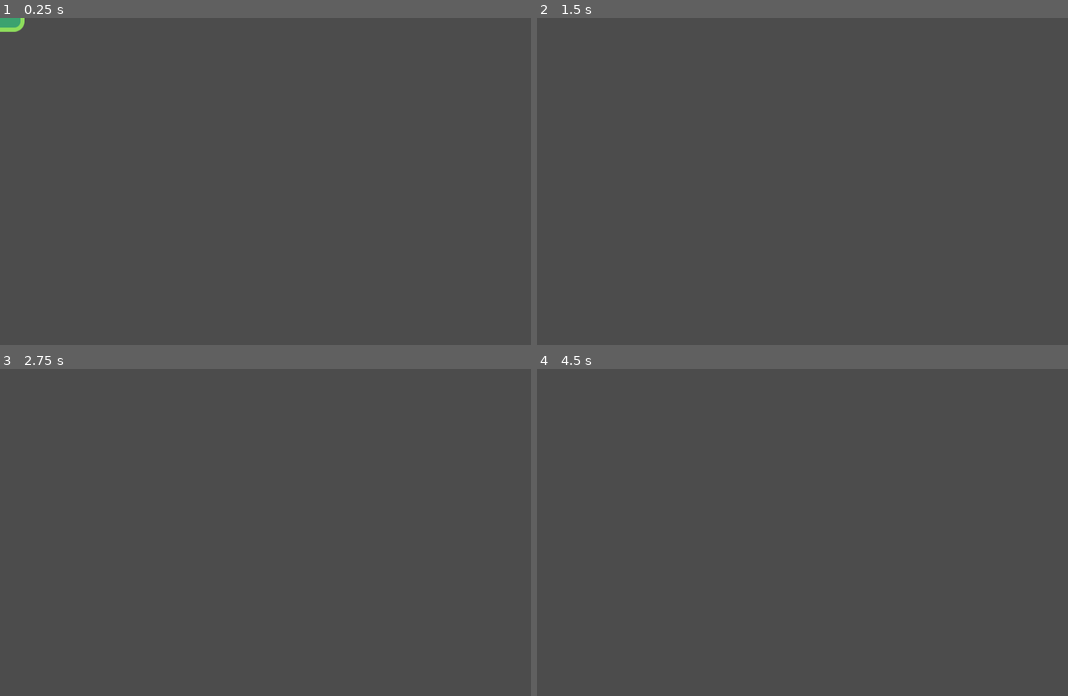
Above: before the commit, frames 1-4 (two rows, left to right).
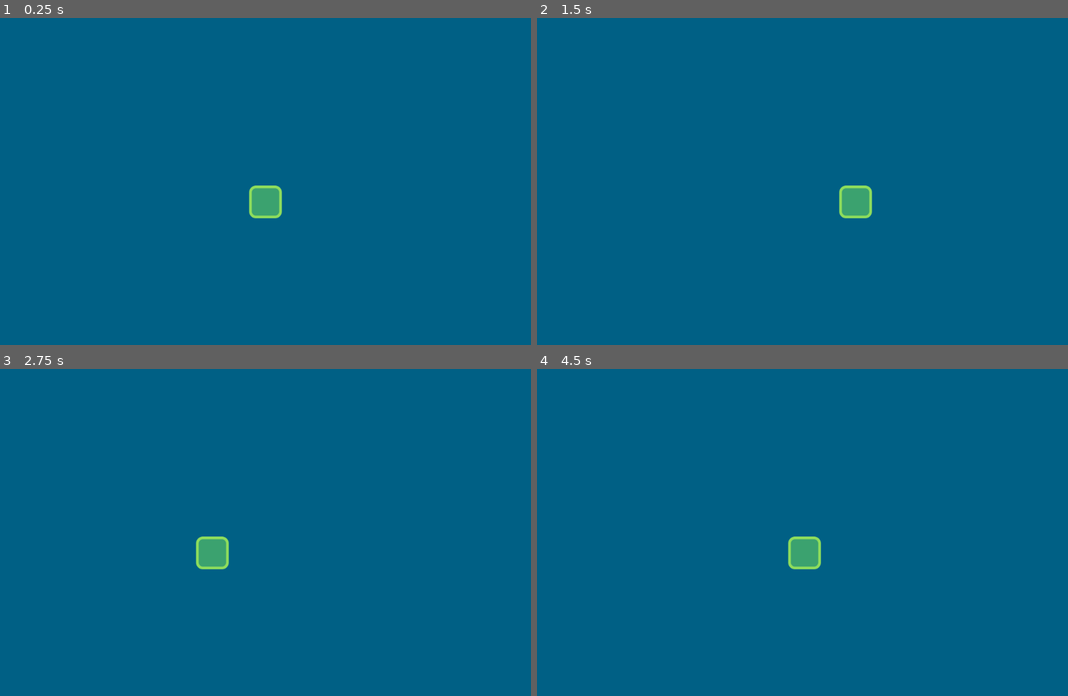
Above: after the commit, the same moments.

Repository: PeshawaAziz/first-godot-platformer
Game: Godot game, scene res://Source/Actors/Player.tscn
Two runs of this game, one before a commit and one after it. Both use one fixed random seed, a clock stepped at 60 frames per second and the inputs below.
Inputs:
- Up to frame 1 (0.25 s): no input
- Up to frame 2 (1.5 s): hold Up (jump) 0.53-1.28 s; hold Right (move_right) from 0.53 s (still down); tap Up (jump) at 1.35 s
- Up to frame 3 (2.75 s): tap Up (jump) at 1.52, 1.82 s; tap Enter at 2 s; release Right (move_right) at 2.03 s; hold Left (move_left) from 2.03 s (still down); hold Up (jump) from 2.03 s (still down)
- Up to frame 4 (4.5 s): tap Space at 2.75, 4.25 s; release Left (move_left) at 2.78 s; release Up (jump) at 2.78 s; hold Right (move_right) 2.78-4.28 s; tap Up (jump) at 2.85, 3.02, 3.32, 4.35 s; tap Enter at 3.5 s; hold Up (jump) 3.53-4.28 s; hold Left (move_left) from 4.28 s (still down)

The runs differ from the first frame. In frame 1, 100% of the frame differs, in the area x 0-100%, y 0-100%; in frame 2, 100%; in frame 3, 100%; in frame 4, 100%.

Commit message:
Add Enemy and movements

Diff:
--- a/platformer/Source/Actors/Actor.gd
+++ b/platformer/Source/Actors/Actor.gd
@@ -6,4 +6,4 @@
 export var speed := Vector2(300.0, 1000.0)
 export var gravity := 3000.0
 
-var velocity := Vector2.ZERO
+var _velocity := Vector2.ZERO
--- /dev/null
+++ b/platformer/Source/Actors/Enemy.gd
@@ -0,0 +1,12 @@
+extends "res://Source/Actors/Actor.gd"
+
+
+func _ready() -> void:
+	set_physics_process(false)
+	_velocity.x = -speed.x
+
+func _physics_process(delta: float) -> void:
+	_velocity.y += gravity * delta
+	if is_on_wall():
+		_velocity.x *= -1.0
+	_velocity.y = move_and_slide(_velocity, FLOOR_NORMAL).y
--- /dev/null
+++ b/platformer/Source/Actors/Enemy.tscn
@@ -0,0 +1,29 @@
+[gd_scene load_steps=4 format=2]
+
+[ext_resource path="res://Assets/enemy.png" type="Texture" id=1]
+[ext_resource path="res://Source/Actors/Enemy.gd" type="Script" id=2]
+
+[sub_resource type="RectangleShape2D" id=1]
+extents = Vector2( 28, 24 )
+
+[node name="Enemy" type="KinematicBody2D"]
+position = Vector2( 0, -8 )
+collision_layer = 2
+collision_mask = 9
+script = ExtResource( 2 )
+
+[node name="enemy" type="Sprite" parent="."]
+position = Vector2( 0, -23 )
+scale = Vector2( 0.666667, 0.666667 )
+texture = ExtResource( 1 )
+
+[node name="CollisionShape2D" type="CollisionShape2D" parent="."]
+position = Vector2( 0, -16 )
+shape = SubResource( 1 )
+
+[node name="VisibilityEnabler2D" type="VisibilityEnabler2D" parent="."]
+position = Vector2( -4.5, -1.6 )
+scale = Vector2( 0.9, 0.96 )
+rect = Rect2( -35, -40, 80, 50 )
+process_parent = true
+physics_process_parent = true
--- a/platformer/Source/Actors/Player.gd
+++ b/platformer/Source/Actors/Player.gd
@@ -3,26 +3,31 @@
 var direction := Vector2.ZERO
 
 func _physics_process(delta: float) -> void:
+	var is_jump_interrupted := Input.is_action_just_released("jump") and _velocity.y < 0.0
 	var direction := get_direction()
-	velocity = calculate_move_velocity(velocity, direction, speed)
-	velocity = move_and_slide(velocity, FLOOR_NORMAL)
+	_velocity = calculate_move_velocity(_velocity, direction, speed, is_jump_interrupted)
+	_velocity = move_and_slide(_velocity, FLOOR_NORMAL)
 
 func get_direction() -> Vector2:
 	return Vector2(
 		Input.get_action_strength("move_right") - Input.get_action_strength("move_left"),
-		-1.0 if Input.get_action_strength("jump") and is_on_floor() else 1.0
+		-1.0 if Input.get_action_strength("jump") and is_on_floor() else 0.0
 	)
 
 func calculate_move_velocity(
 		linear_velocity: Vector2,
 		direction: Vector2,
-		speed: Vector2
+		speed: Vector2,
+		is_jump_interrupted: bool
 	) -> Vector2:
-	var new_velocity := linear_velocity
-	new_velocity.x = speed.x * direction.x
-	new_velocity.y += gravity * get_physics_process_delta_time()
+	var out := linear_velocity
+	out.x = speed.x * direction.x
+	out.y += gravity * get_physics_process_delta_time()
 
 	if direction.y == -1.0:
-		new_velocity.y = speed.y * direction.y
+		out.y = speed.y * direction.y
 
-	return new_velocity
+	if is_jump_interrupted:
+		out.y = 0.0
+
+	return out
--- a/platformer/Source/Actors/Player.tscn
+++ b/platformer/Source/Actors/Player.tscn
@@ -4,18 +4,25 @@
 [ext_resource path="res://Source/Actors/Player.gd" type="Script" id=2]
 
 [sub_resource type="RectangleShape2D" id=1]
-extents = Vector2( 40, 44 )
+extents = Vector2( 27, 27 )
 
 [node name="Player" type="KinematicBody2D"]
+position = Vector2( 0, -8 )
 collision_mask = 8
 script = ExtResource( 2 )
-speed = Vector2( 400, 400 )
-gravity = 800.0
+speed = Vector2( 500, 900 )
+gravity = 4000.0
 
 [node name="player" type="Sprite" parent="."]
-position = Vector2( 0, -48 )
+position = Vector2( 0, -24 )
+scale = Vector2( 0.666667, 0.666667 )
 texture = ExtResource( 1 )
 
 [node name="CollisionShape2D" type="CollisionShape2D" parent="."]
-position = Vector2( 0, -44 )
+position = Vector2( 0, -19 )
 shape = SubResource( 1 )
+
+[node name="Camera2D" type="Camera2D" parent="."]
+current = true
+drag_margin_h_enabled = true
+drag_margin_v_enabled = true
--- a/platformer/Source/Levels/LevelTemplate.tscn
+++ b/platformer/Source/Levels/LevelTemplate.tscn
@@ -1,7 +1,8 @@
-[gd_scene load_steps=5 format=2]
+[gd_scene load_steps=6 format=2]
 
 [ext_resource path="res://Source/Actors/Player.tscn" type="PackedScene" id=1]
 [ext_resource path="res://Assets/tileset.png" type="Texture" id=2]
+[ext_resource path="res://Source/Actors/Enemy.tscn" type="PackedScene" id=3]
 
 [sub_resource type="ConvexPolygonShape2D" id=1]
 points = PoolVector2Array( 0, 0, 80, 0, 80, 80, 0, 80 )
@@ -37,7 +38,10 @@
 collision_layer = 8
 collision_mask = 2147483648
 format = 1
-tile_data = PoolIntArray( 0, 0, 0, 11, 0, 0, 12, 0, 0, 65536, 0, 0, 65546, 0, 0, 65547, 0, 0, 65548, 0, 0, 131072, 0, 0, 131081, 0, 0, 131082, 0, 0, 131083, 0, 0, 131084, 0, 0, 196608, 0, 0, 196616, 0, 0, 196617, 0, 0, 196618, 0, 0, 196619, 0, 0, 196620, 0, 0, 262144, 0, 0, 262150, 0, 0, 262156, 0, 0, 327680, 0, 0, 327685, 0, 0, 327686, 0, 0, 327687, 0, 0, 327692, 0, 0, 393216, 0, 0, 393220, 0, 0, 393221, 0, 0, 393222, 0, 0, 393223, 0, 0, 393224, 0, 0, 393228, 0, 0, 458752, 0, 0, 458753, 0, 0, 458754, 0, 0, 458755, 0, 0, 458756, 0, 0, 458757, 0, 0, 458758, 0, 0, 458759, 0, 0, 458760, 0, 0, 458761, 0, 0, 458762, 0, 0, 458763, 0, 0, 458764, 0, 0 )
+tile_data = PoolIntArray( 65530, 0, 0, 18, 0, 0, 131066, 0, 0, 65554, 0, 0, 196602, 0, 0, 131090, 0, 0, 262138, 0, 0, 196613, 0, 0, 196614, 0, 0, 196615, 0, 0, 196626, 0, 0, 327674, 0, 0, 327675, 0, 0, 262147, 0, 0, 262153, 0, 0, 262161, 0, 0, 262162, 0, 0, 393210, 0, 0, 393211, 0, 0, 393212, 0, 0, 327696, 0, 0, 327697, 0, 0, 327698, 0, 0, 458746, 0, 0, 458747, 0, 0, 458748, 0, 0, 458749, 0, 0, 458750, 0, 0, 458751, 0, 0, 393216, 0, 0, 393217, 0, 0, 393218, 0, 0, 393219, 0, 0, 393220, 0, 0, 393221, 0, 0, 393222, 0, 0, 393223, 0, 0, 393224, 0, 0, 393225, 0, 0, 393226, 0, 0, 393227, 0, 0, 393228, 0, 0, 393229, 0, 0, 393230, 0, 0, 393231, 0, 0, 393232, 0, 0, 393233, 0, 0, 393234, 0, 0 )
 
 [node name="Player" parent="." instance=ExtResource( 1 )]
-position = Vector2( 234, 29 )
+position = Vector2( 234, 203 )
+
+[node name="Enemy" parent="." instance=ExtResource( 3 )]
+position = Vector2( 1135, 417 )
--- a/platformer/project.godot
+++ b/platformer/project.godot
@@ -59,4 +59,5 @@
 
 [rendering]
 
+environment/default_clear_color=Color( 0, 0.380392, 0.52549, 1 )
 environment/default_environment="res://default_env.tres"
